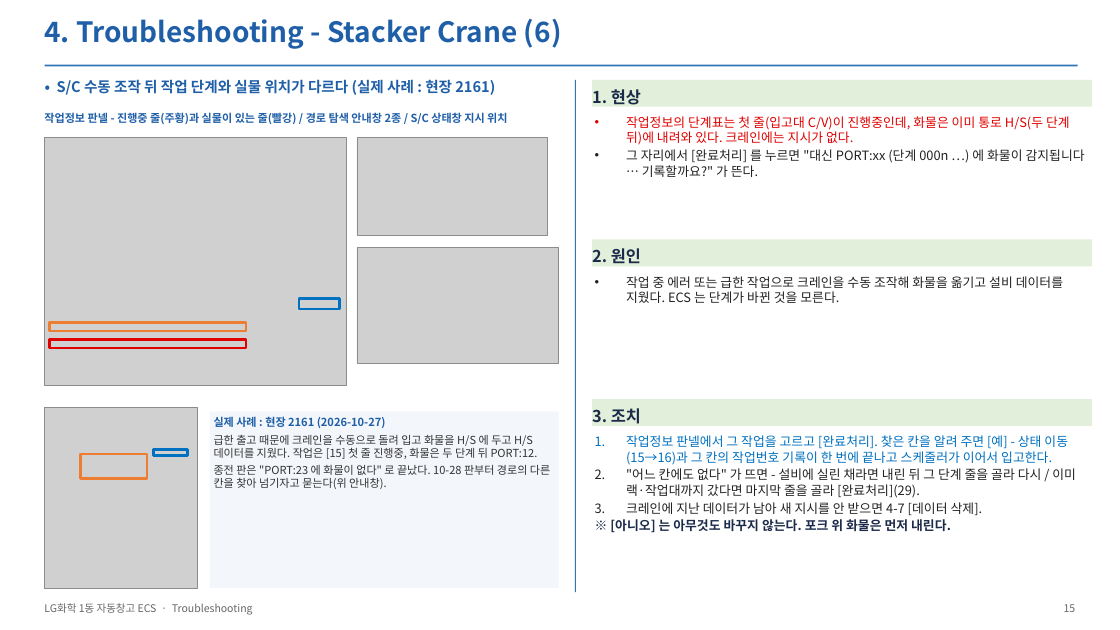
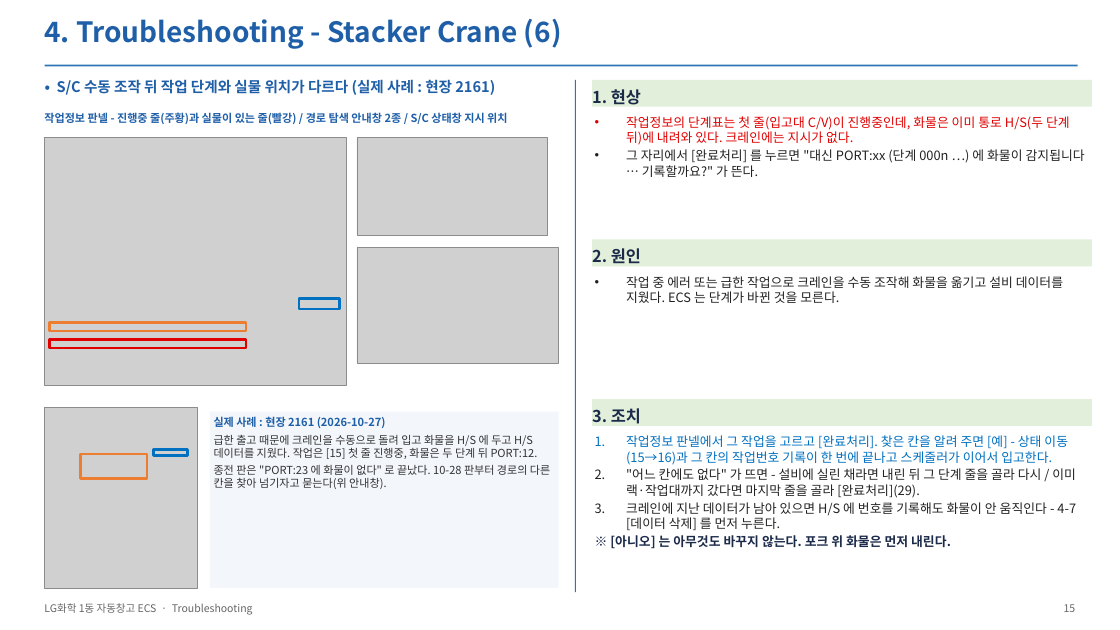
Before and after one commit to yeorijby-coder/LGLS_ALL, a slide deck: slide 15 of docs/산출물_20261110/05_ECS_Troubleshooting_1105.pptx. Drawn at 1120x630 pixels with LibreOffice and Linux fonts; fonts in the diff are those of the drawing; grey boxes stand for pictures. Boxes give left, top, right and bottom in pixels: in the first picture for what was removed or moved away, otherwise in the second. Text is boxed around its words. In the diff, an @@ line names an element or a change of style, - is before the commit and + after.

```diff
--- a/docs/산출물_20261110/05_ECS_Troubleshooting_1105.pptx
+++ b/docs/산출물_20261110/05_ECS_Troubleshooting_1105.pptx
@@ text at box(626, 502, 1076, 530): text changed @@
-3. 크레인에 지난 데이터가 남아 새 지시를 안 받으면 4-7 [데이터 삭제].
+3. 크레인에 지난 데이터가 남아 있으면 H/S 에 번호를 기록해도 화물이 안 움직인다 - 4-7 [데이터 삭제] 를 먼저 누른다.
```
Also in this commit, not shown: 3 other slides changed, 5 other files.
